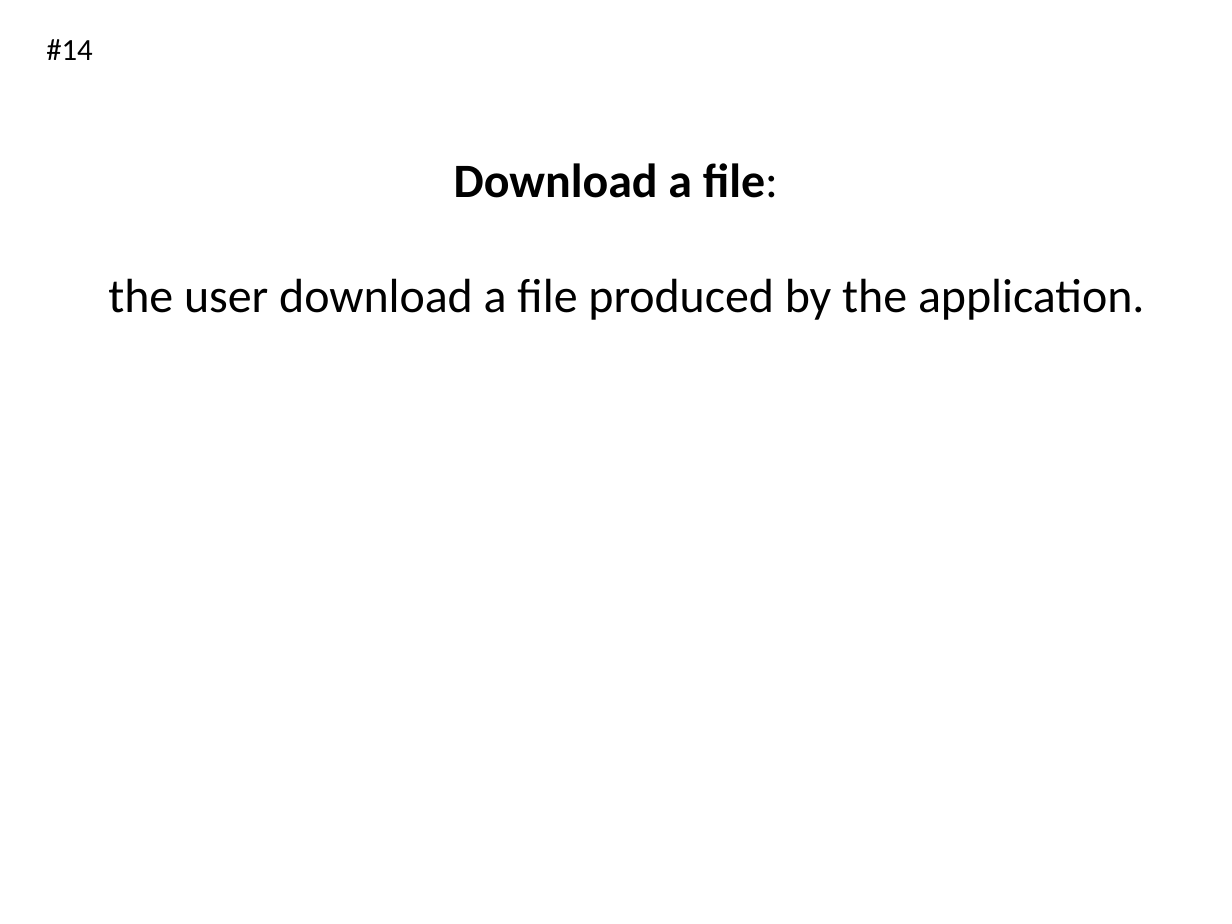
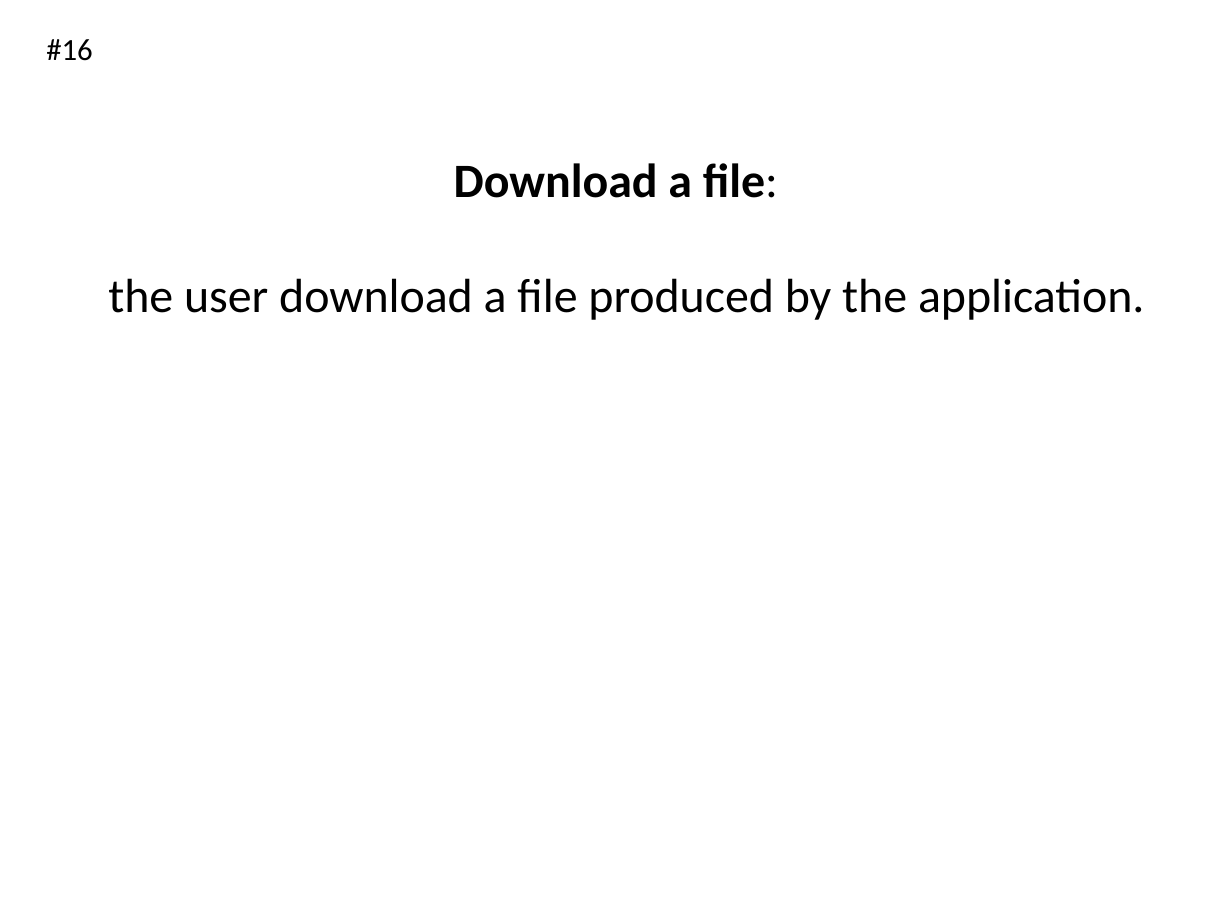
Before and after one commit to IFB-ElixirFr/IFB_Shiny_training, a slide deck: slide 30 of slides/session_septembre_2019/20190709-Shiny-Exercices.pptx (slide 15 before the commit). Drawn at 1232x924 pixels with LibreOffice and Linux fonts; fonts in the diff are those of the drawing. Boxes give left, top, right and bottom in pixels: in the first picture for what was removed or moved away, otherwise in the second. Text is boxed around its words. In the diff, an @@ line names an element or a change of style, - is before the commit and + after.

```diff
--- a/slides/session_septembre_2019/20190709-Shiny-Exercices.pptx
+++ b/slides/session_septembre_2019/20190709-Shiny-Exercices.pptx
@@ text at <box>46,39,93,61</box>: text changed @@
-#14
+#16
```
Also in this commit, not shown: 14 other slides changed, 18 slides added, 1 slide removed.
